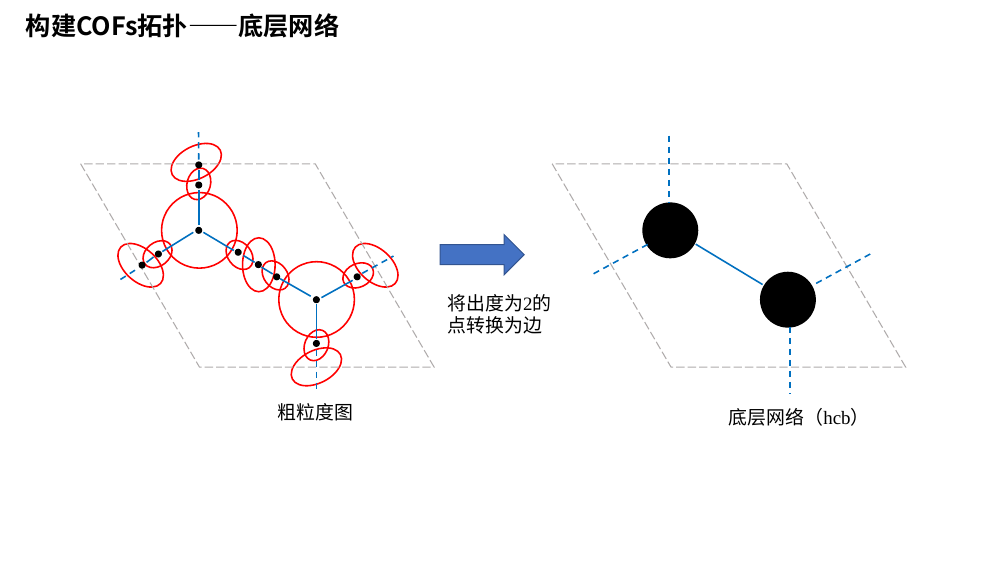
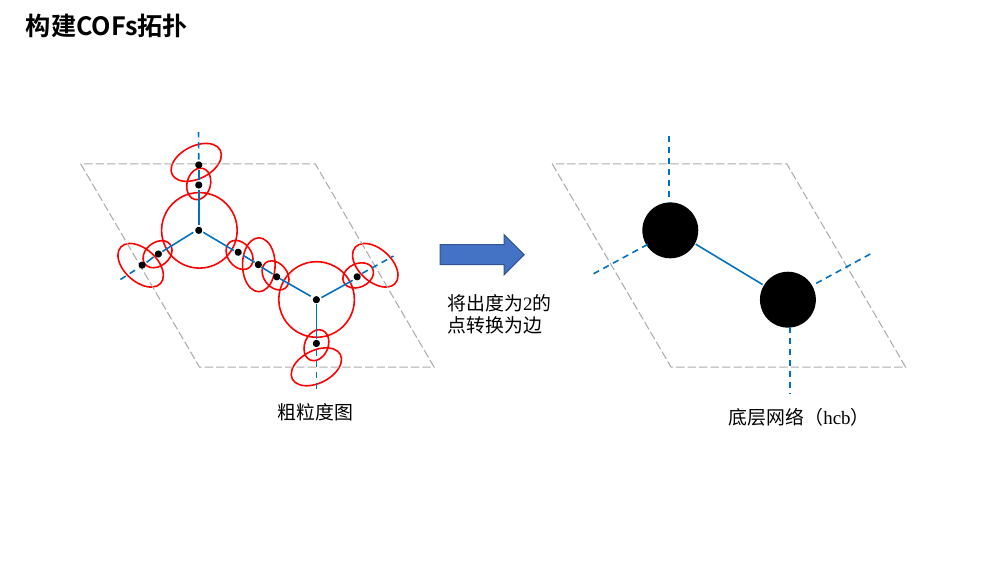
Before and after one commit to TheBestOrNothing-gwh/weekly, a slide deck: slide 10 of COFs属性预测.pptx (slide 8 before the commit). Drawn at 1008x567 pixels with LibreOffice and Linux fonts; fonts in the diff are those of the drawing. Boxes give left, top, right and bottom in pixels: in the first picture for what was removed or moved away, otherwise in the second. Text is boxed around its words. In the diff, an @@ line names an element or a change of style, - is before the commit and + after.

```diff
--- a/COFs属性预测.pptx
+++ b/COFs属性预测.pptx
@@ text at (26, 13, 188, 38): text changed @@
-构建COFs拓扑——底层网络
+构建COFs拓扑
```
Also in this commit, not shown: 4 other slides changed, 3 slides added, 1 slide removed, 1 other file.
